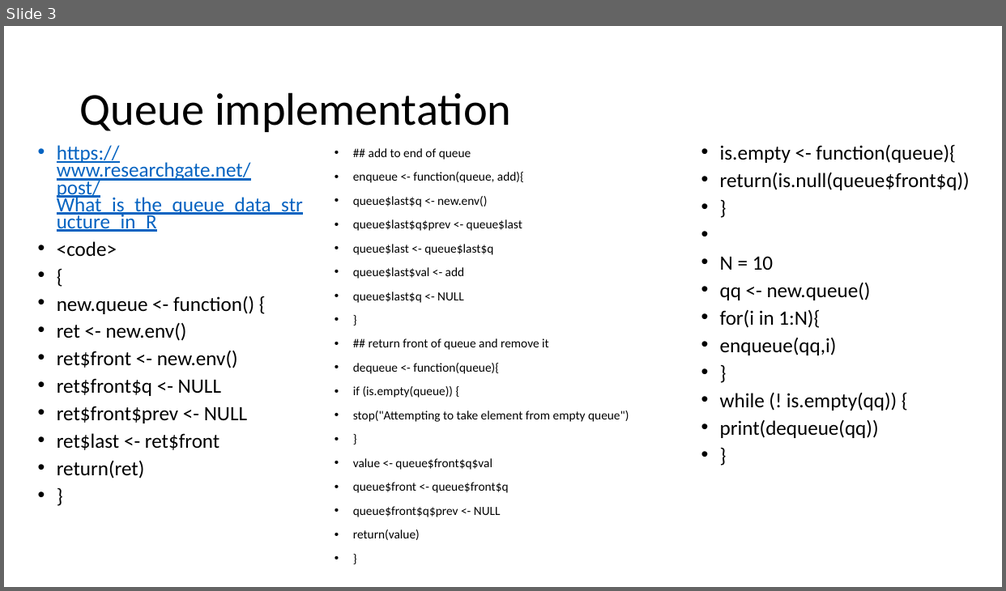
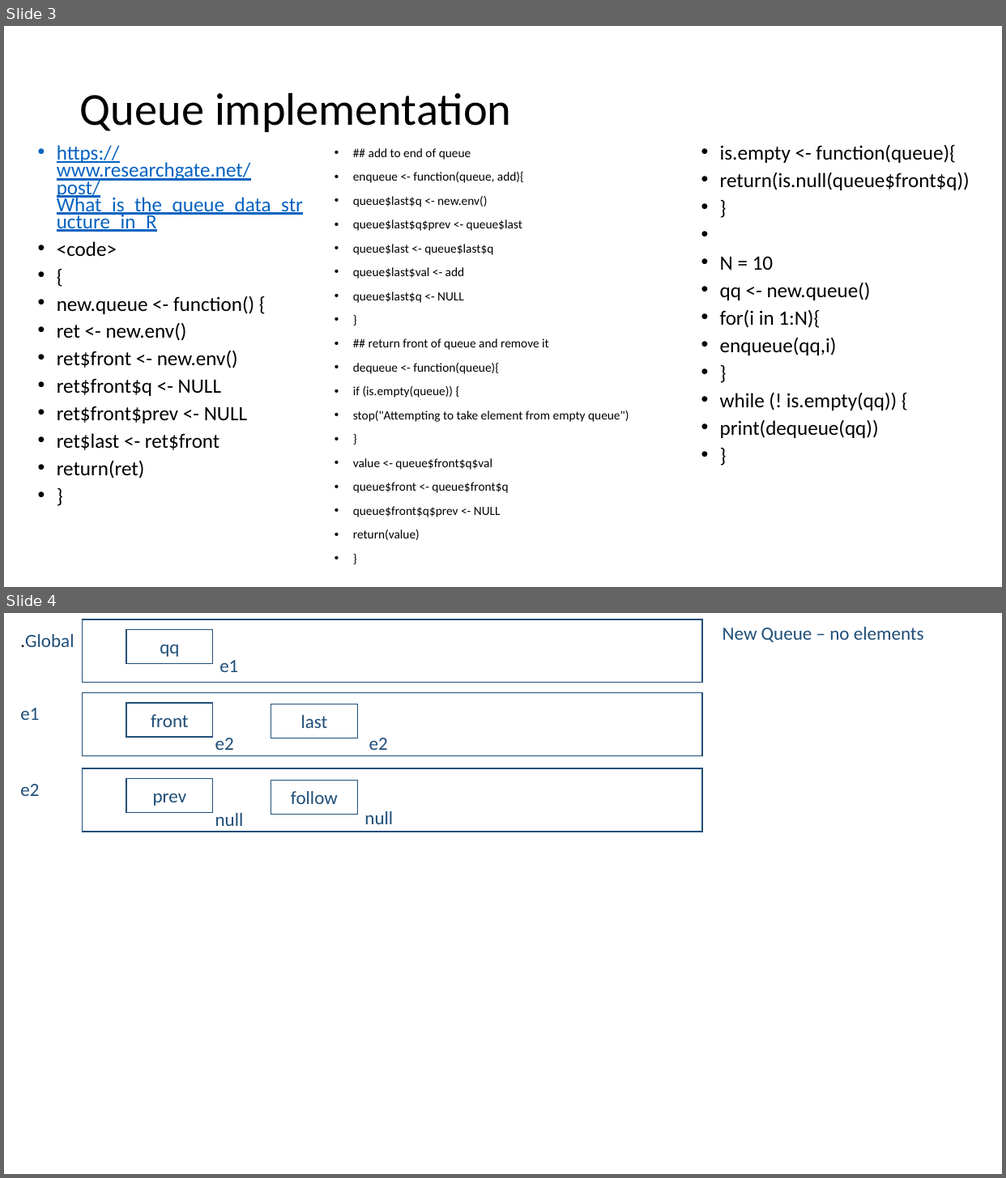
Before and after one commit to ajhigginsllc/Water-Lift, a slide deck: Water Lift.pptx. Shown one above the other, each under a label of ours: slide 3 before the commit, slides 3 and 4 after it. The pictures are 1006x591 and 1006x1178 pixels, drawn with LibreOffice and Linux fonts; fonts in the diff are those of the drawing. Boxes give left, top, right and bottom in pixels: in the first picture for what was removed or moved away, otherwise in the second. Text is boxed around its words. In the diff, an @@ line names an element or a change of style, - is before the commit and + after.

```diff
--- a/Water Lift.pptx
+++ b/Water Lift.pptx
@@ slide 4 added at bbox=[4, 613, 1002, 1174], background #FFFFFF @@
@@ text added at bbox=[20, 634, 74, 647], 18 pt, text #1F4E79 @@
+.Global
@@ rectangle added at bbox=[82, 619, 702, 683], outline #1F4E79 1 pt @@
@@ rectangle added at bbox=[126, 629, 213, 663], outline #1F4E79 1 pt, 18 pt, text #1F4E79 @@
+qq
@@ text added at bbox=[722, 627, 924, 642], 18 pt, text #1F4E79 @@
+New Queue – no elements
@@ text added at bbox=[219, 660, 238, 672], 18 pt, text #1F4E79 @@
+e1
@@ text added at bbox=[20, 708, 39, 720], 18 pt, text #1F4E79 @@
+e1
@@ rectangle added at bbox=[82, 693, 702, 756], outline #1F4E79 1 pt @@
@@ rectangle added at bbox=[126, 703, 213, 736], outline #1F4E79 1 pt, 18 pt, text #1F4E79 @@
+front
@@ rectangle added at bbox=[271, 705, 358, 738], outline #1F4E79 1 pt, 18 pt, text #1F4E79 @@
+last
@@ text added at bbox=[215, 738, 234, 750], 18 pt, text #1F4E79 @@
+e2
@@ text added at bbox=[369, 738, 388, 750], 18 pt, text #1F4E79 @@
+e2
@@ rectangle added at bbox=[82, 769, 702, 832], outline #1F4E79 1 pt @@
@@ rectangle added at bbox=[126, 779, 213, 813], outline #1F4E79 1 pt, 18 pt, text #1F4E79 @@
+prev
@@ rectangle added at bbox=[271, 780, 358, 814], outline #1F4E79 1 pt, 18 pt, text #1F4E79 @@
+follow
@@ text added at bbox=[20, 784, 39, 796], 18 pt, text #1F4E79 @@
+e2
@@ text added at bbox=[215, 813, 244, 826], 18 pt, text #1F4E79 @@
+null
@@ text added at bbox=[364, 811, 393, 824], 18 pt, text #1F4E79 @@
+null
```
Also in this commit, not shown: 1 slide changed, 3 other slides added.
